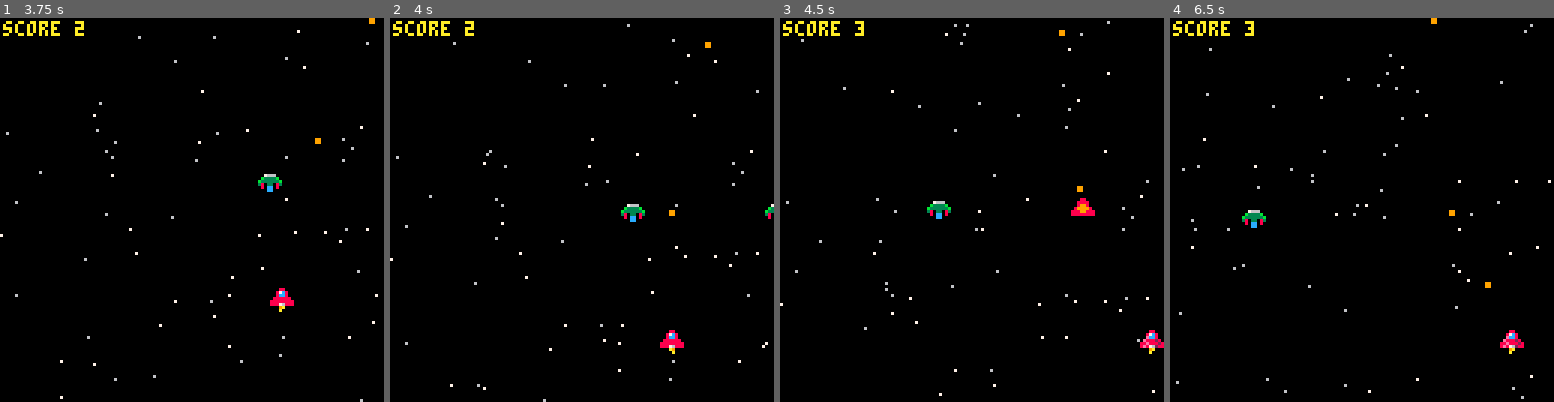
Above: before the commit, frames 1-4 (left to right).
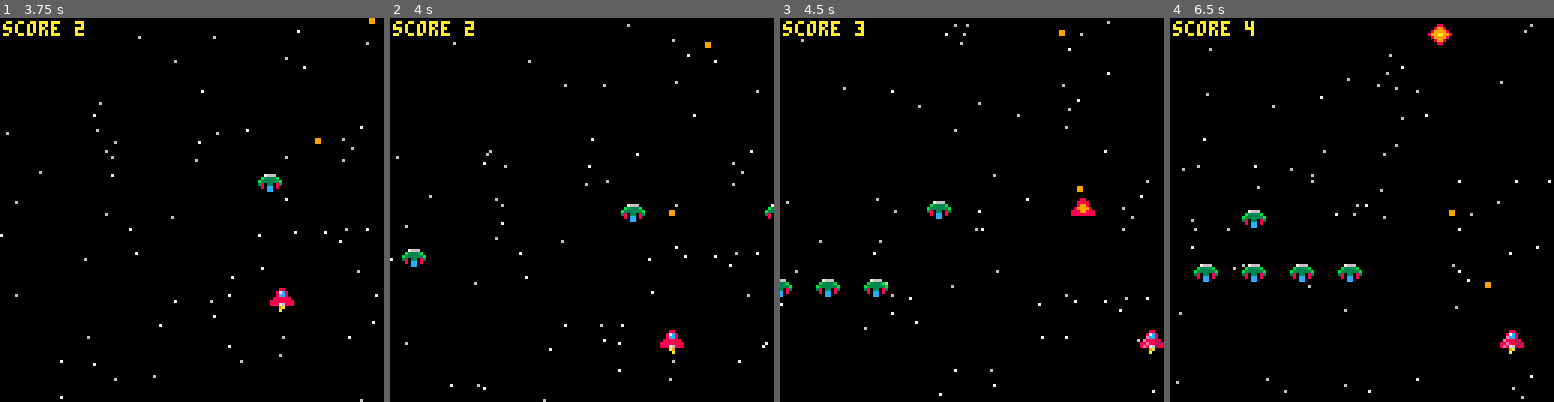
Above: after the commit, the same moments.

Repository: jshiell/pico8
Game: PICO-8 cartridge carts/helloworld.p8
The game is run twice, just before and just after one commit, with the same random seed, the same clock (stepped at 60 frames per second) and the same inputs.
Inputs:
- Up to frame 1 (3.75 s): tap X (X key) at 0.33, 1.07, 1.85, 2.97 s; tap O (Z key) at 0.7, 1.7, 2.1, 2.5, 2.9, 3.3, 3.7 s; hold Right 1.6-2.1 s; hold Up 2.15-2.42 s; hold Right 2.47-3.03 s; hold Left 3.08-3.58 s; hold Down from 3.63 s (still down)
- Up to frame 2 (4 s): release Down at 3.97 s
- Up to frame 3 (4.5 s): hold Right from 4.02 s (still down); tap X (X key) at 4.08 s; tap O (Z key) at 4.1 s
- Up to frame 4 (6.5 s): tap O (Z key) every 0.4 s from 4.5 to 6.1 s; release Right at 4.68 s; hold Up 4.73-5.03 s; hold Left 5.08-5.68 s; tap X (X key) at 5.2, 6.32 s; hold Down 5.73-6.03 s; hold Right from 6.08 s (still down)

Frame 1 is identical in both runs. In frame 2, 0.2% of the frame differs, in the area x 3-10%, y 60-65%; in frame 3, 0.5%; in frame 4, 1.0%, in the area x 6-74%, y 0-69%.

Commit message:
Clean up enemies on new game, and spawn more during a game

Diff:
--- a/carts/helloworld.p8
+++ b/carts/helloworld.p8
@@ -20,6 +20,7 @@
 function _init()
     ticks = 0
     game_over_at = 0
+    last_spawn = 0
     score = 0
     ship = {
         x = 60,
@@ -67,7 +68,8 @@
     end
   end
 
-  if #enemies <= 0 then
+  if #enemies < 12 and (#enemies <= 2 or (last_spawn + 90) < ticks) then
+    last_spawn = ticks
     local spawn_location = flr(rnd(4))
     local spawn_axis = flr(rnd(100)) + 16
     local offsets, x, y, vx, vy
@@ -318,8 +320,15 @@
 
 function start_new_game()
   score = 0
+  last_spawn = ticks
+  game_over_at = 0
+
   ship.x = 60
   ship.y = 100
+
+  for enemy in all(enemies) do
+    del(enemies, enemy)
+  end
 
   _draw = _draw_game_active
   _update = _update_game_active
